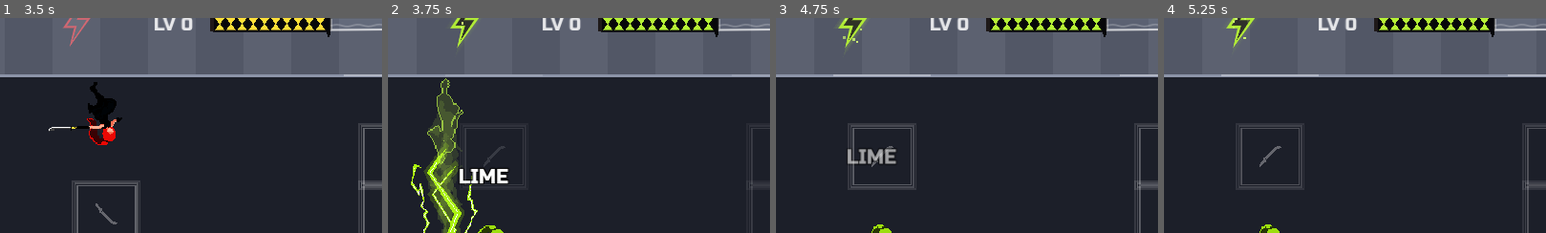
Above: before the commit, frames 1-4 (left to right).
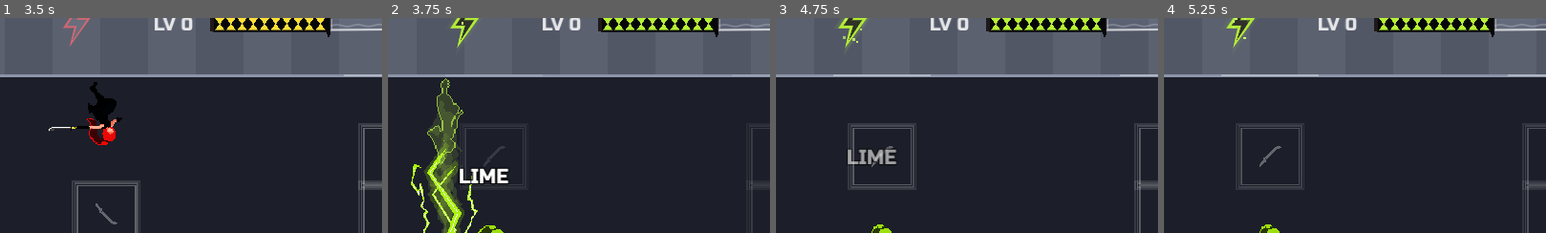
Above: after the commit, the same moments.

Repository: fredsbreads/game-off
Game: Godot game, scene res://scenes/main.tscn
The game is run twice, just before and just after one commit, with the same random seed, the same clock (stepped at 60 frames per second) and the same inputs. Sound files missing from this copy of the repository are replaced by a short silence.
Inputs (mouse positions are % of the whole screen's width and height, from its top left):
- Up to frame 1 (3.5 s): tap Enter at 0.5, 2.1 s; move the mouse to (72, 45) at 0.52 s; hold Right 0.53-1.28 s; hold J (tp_vertical) 0.53-1.28 s; click (72, 45) at 0.67 s; tap Space at 0.77, 1.52, 3.02 s; move the mouse to (30, 55) at 1.27 s; hold Down 1.28-2.03 s; tap Shift at 1.35 s; move the mouse to (60, 28) at 2.02 s; hold Right 2.03-2.78 s; move the mouse to (45, 70) at 2.77 s; hold K (tp_forward) from 2.78 s (still down); tap Keypad Enter at 2.85 s; click (45, 70) at 2.92 s
- Up to frame 2 (3.75 s): move the mouse to (80, 65) at 3.52 s; release K (tp_forward) at 3.53 s; hold Left from 3.53 s (still down); tap C at 3.6 s
- Up to frame 3 (4.75 s): keep holding Left; tap Space at 3.77, 4.52 s; tap P (pause) at 4.15 s; move the mouse to (20, 35) at 4.27 s; tap M at 4.35 s
- Up to frame 4 (5.25 s): move the mouse to (55, 50) at 5.02 s; release Left at 5.03 s; hold Down from 5.03 s (still down); tap O at 5.1 s; click (55, 50) at 5.17 s
The pictures show only the part of the screen within x 0-50%, y 11-61%; the shares and areas given below are measured in that part.

Frame 1 is identical in both runs. In frame 2, 0.3% of the frame differs, in the area x 18-32%, y 69-78%; in frame 3, 0.1%; in frame 4, nothing differs.

Commit message:
Floating words drawn on the screen, not scaled with the camera
The camera's small zoom punches during combos rescaled PERFECT, TOO SLOW
and the rest every frame (fuzzy while running, sharp when paused). They're
now placed over their spot in the world on a whole pixel, at their own size.

Diff:
--- a/scripts/fx.gd
+++ b/scripts/fx.gd
@@ -189,6 +189,20 @@
 ## date if it's changed while the word is up (paused, in Options).
 func text(pos: Vector2, value: String, size: int, color: Color, speed := 0.0, life := 0.7, rise := 1.0, secondary := false) -> void:
 	_items.append({"kind": "text", "t": 0.0, "life": life, "pos": pos, "text": value, "size": size, "color": color, "speed": speed, "rise": rise, "secondary": secondary})
+
+
+## Words drawn in the world were scaled with every zoom of the camera (the
+## small punch on each kill never quite stops while she's comboing): their
+## letters blurred a different way each frame, fuzzy while running, sharp
+## when paused. With `screen_space` (main.gd's words) the layer doesn't
+## follow the camera: a word is placed where its spot in the world is on
+## screen, on a whole pixel, at its own size.
+var screen_space := false
+
+func _on_screen(world: Vector2, offset := Vector2.ZERO) -> Vector2:
+	var final := get_viewport().get_final_transform()
+	var at := (final * (get_viewport().canvas_transform * world + offset)).round()
+	return final.affine_inverse() * at
 
 
 ## On the physics step, as she, the enemies and the camera move: stepped
@@ -296,5 +310,7 @@
 				var w := font.get_string_size(value, HORIZONTAL_ALIGNMENT_LEFT, -1, size).x
 				var base: Vector2 = it["pos"] + Vector2(float(it["speed"]) * float(it["t"]), 0.0)
 				var pos: Vector2 = base - Vector2(w / 2.0, k * 50.0 * float(it["rise"]))
+				if screen_space:
+					pos = _on_screen(base, -Vector2(w / 2.0, k * 50.0 * float(it["rise"])))
 				draw_string_outline(font, pos, value, HORIZONTAL_ALIGNMENT_LEFT, -1, size, 6, Color(0, 0, 0, col.a))
 				draw_string(font, pos, value, HORIZONTAL_ALIGNMENT_LEFT, -1, size, col)
--- a/scripts/main.gd
+++ b/scripts/main.gd
@@ -373,10 +373,11 @@
 	Knight.front_parent = front_layer
 	var text_layer := CanvasLayer.new()
 	text_layer.layer = 8
-	text_layer.follow_viewport_enabled = true
+	text_layer.follow_viewport_enabled = false   # (on the screen, at their own size: see Fx.screen_space)
 	text_layer.process_mode = Node.PROCESS_MODE_PAUSABLE
 	add_child(text_layer)
 	text_fx = Fx.new()
+	text_fx.screen_space = true
 	text_layer.add_child(text_fx)
 	# Her effects too sit above the grey freeze filter, so they stay red in
 	# the "your move" pause instead of turning grey.
